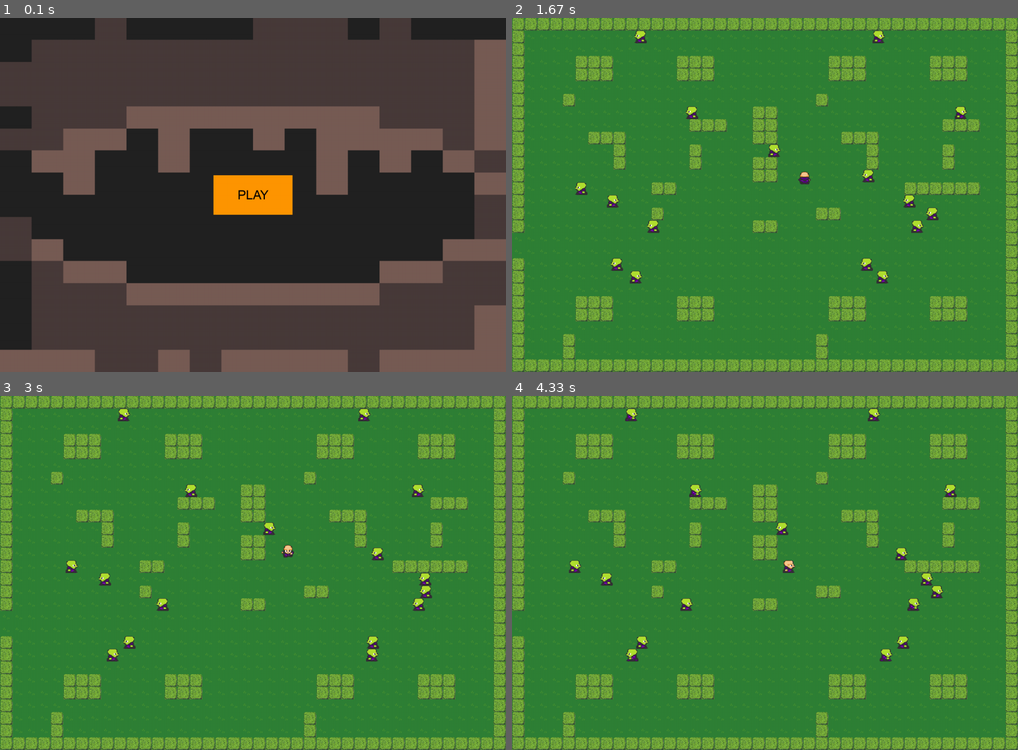
Above: before the commit, frames 1-4 (two rows, left to right).
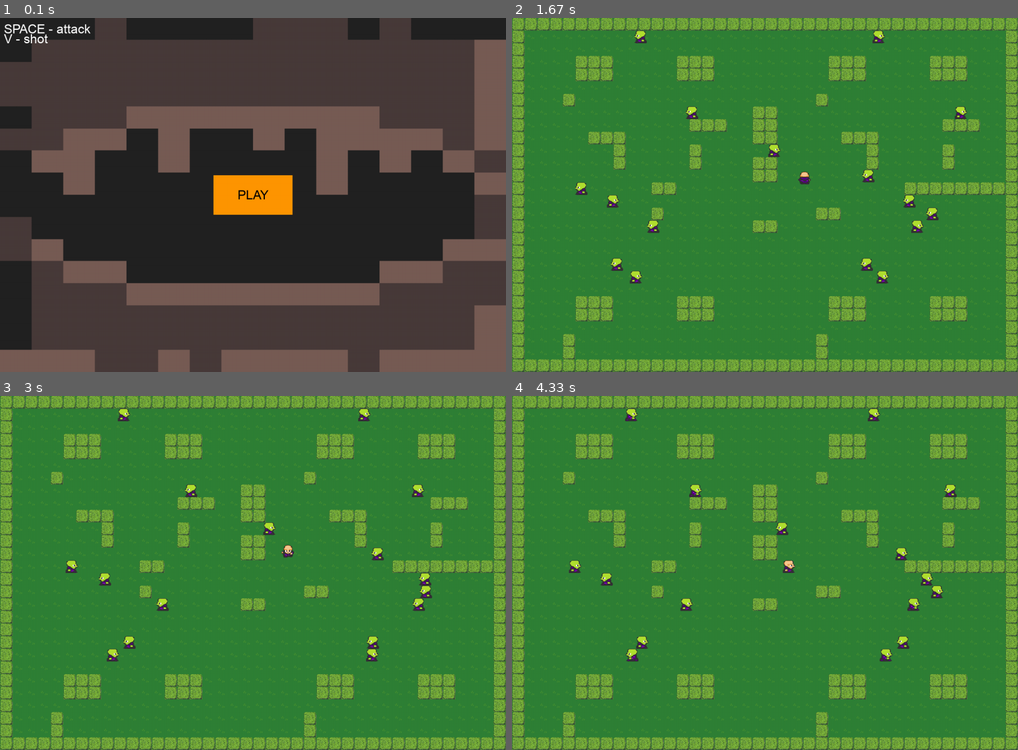
Above: after the commit, the same moments.

Repository: aostrvkij/pygame-rpg
Game: pygame game, started from main.py
The game is run twice, just before and just after one commit, with the same random seed, the same clock (stepped at 60 frames per second) and the same inputs.
Inputs (mouse positions are in pixels of both pictures, inside the frame that each line leads up to):
- Up to frame 1 (0.1 s): no input
- Up to frame 2 (1.67 s): click (765, 195) at 0.38 s; tap V at 0.67 s; hold Right 1-1.47 s; hold Up from 1.5 s (still down)
- Up to frame 3 (3 s): release Up at 1.8 s; hold Right 1.83-2.3 s; hold Left 2.33-2.87 s; hold Down from 2.9 s (still down)
- Up to frame 4 (4.33 s): release Down at 3.2 s; hold Left 3.23-3.63 s; hold Up 3.67-4.03 s; hold Right from 4.07 s (still down)

The runs differ from the first frame. In frame 1, 0.3% of the frame differs, in the area x 0-18%, y 1-8%; in frame 2, 0.3%, in the area x 0-98%, y 46-68%; in frame 3, 0.3%; in frame 4, 0.3%.

Commit message:
fireballshot

Diff:
--- a/config.py
+++ b/config.py
@@ -50,12 +50,12 @@
     'B.......B.....B.....E.......B.....B....B',
     'B.......B.....B....BB.......B.....B....B',
     'B..................BB........E.........B',
-    'B...E......BB.......P..........BBBBBB..B',
+    'B...E......BB.......P..........BBBBBBBBB',
     'B......E........................E......B',
     'B..........B............BB......E......B',
     'B...........E......BB...........E......B',
-    '.......................................B',
-    '.......................................B',
+    'B......................................B',
+    'B......................................B',
     'B........E...................E.........B',
     'B........E...................E.........B',
     'B......................................B',
--- a/main.py
+++ b/main.py
@@ -114,8 +114,10 @@
     def intro_screen(self):
         intro = True
 
-#        title = self.font.render('Awe Game', True, BLACK)
-#        title_rect = title.get_rect(x=10, y=10)
+        title1 = self.font.render('SPACE - attack', True, WHITE)
+        title_rect1 = title1.get_rect(x=10, y=10)
+        title2 = self.font.render('V - shot', True, WHITE)
+        title_rect2 = title2.get_rect(x=10, y=35)
         play_button = Button(x=WIN_WIDTH/2-100, y=WIN_HEIGHT/2-50, width=200, height=100, fg=BLACK, bg=GREY,
                              content='PLAY', fontsize=32)
 
@@ -132,7 +134,8 @@
                 intro = False
 
             self.screen.blit(self.intro_background, (0, 0))
-#            self.screen.blit(title, title_rect)
+            self.screen.blit(title1, title_rect1)
+            self.screen.blit(title2, title_rect2)
             self.screen.blit(play_button.image, play_button.rect)
             self.clock.tick(FPS)
             pygame.display.update()
